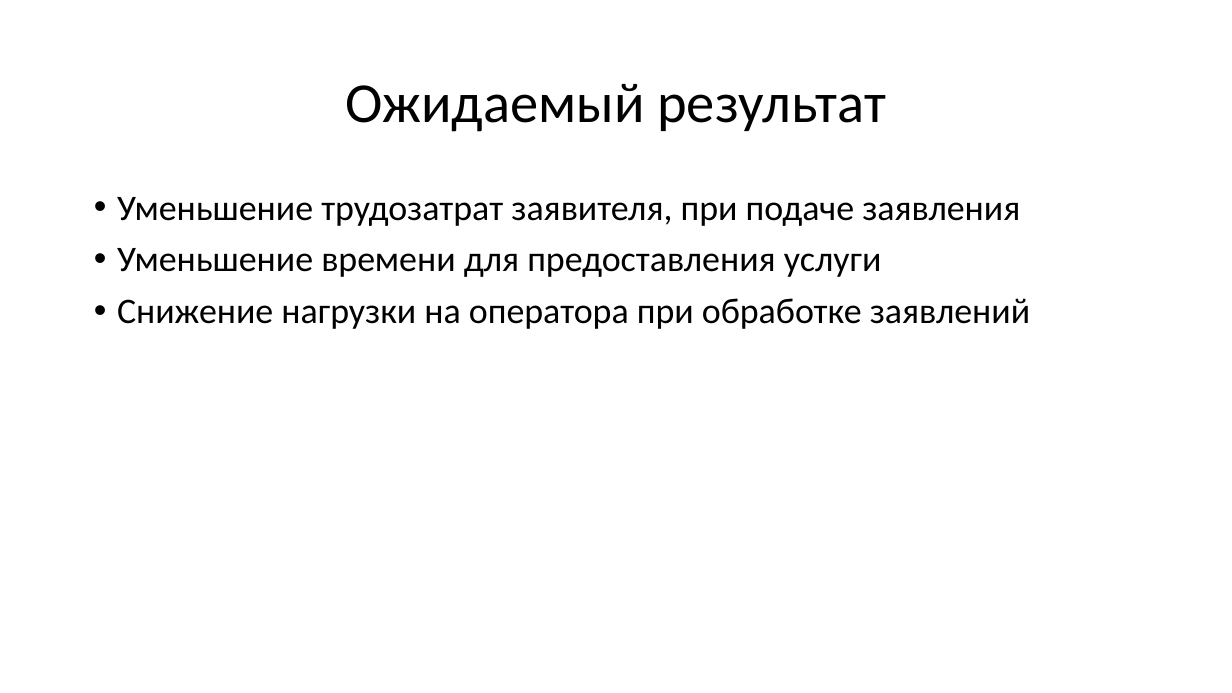
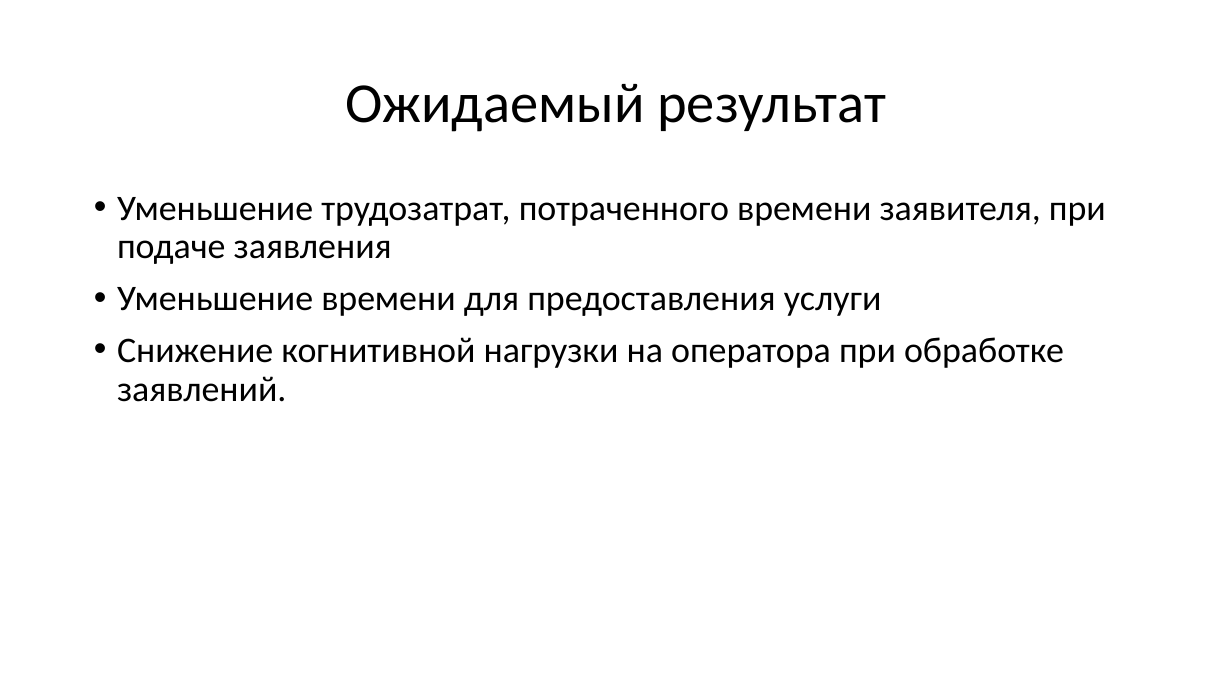
Before and after one commit to mcdodik20008/docs, a slide deck: slide 15 of Презентация.pptx. Drawn at 1232x693 pixels with LibreOffice and Linux fonts; fonts in the diff are those of the drawing. Boxes give left, top, right and bottom in pixels: in the first picture for what was removed or moved away, otherwise in the second. Text is boxed around its words. In the diff, an @@ line names an element or a change of style, - is before the commit and + after.

```diff
--- a/Презентация.pptx
+++ b/Презентация.pptx
@@ text at <box>117,197,1106,264</box>: text changed @@
-• Уменьшение трудозатрат заявителя, при подаче заявления
+• Уменьшение трудозатрат, потраченного времени заявителя, при подаче заявления
@@ text at <box>117,337,1064,402</box>: text changed @@
-• Снижение нагрузки на оператора при обработке заявлений
+• Снижение когнитивной нагрузки на оператора при обработке заявлений.
```
Also in this commit, not shown: 3 other slides changed.
